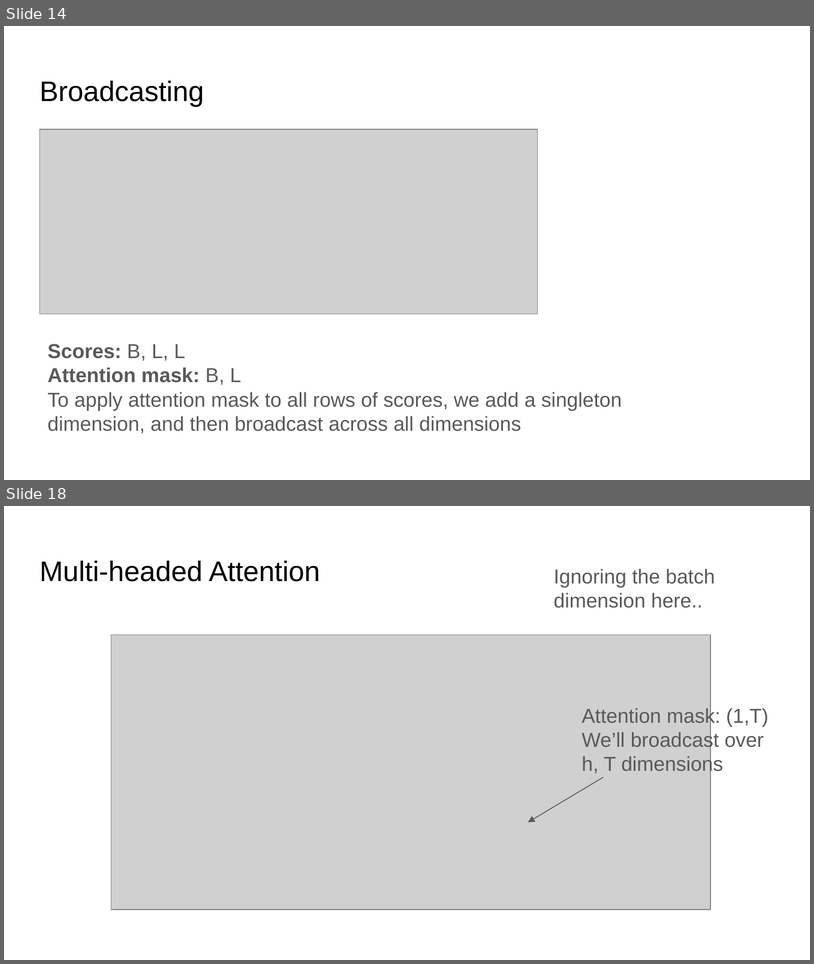
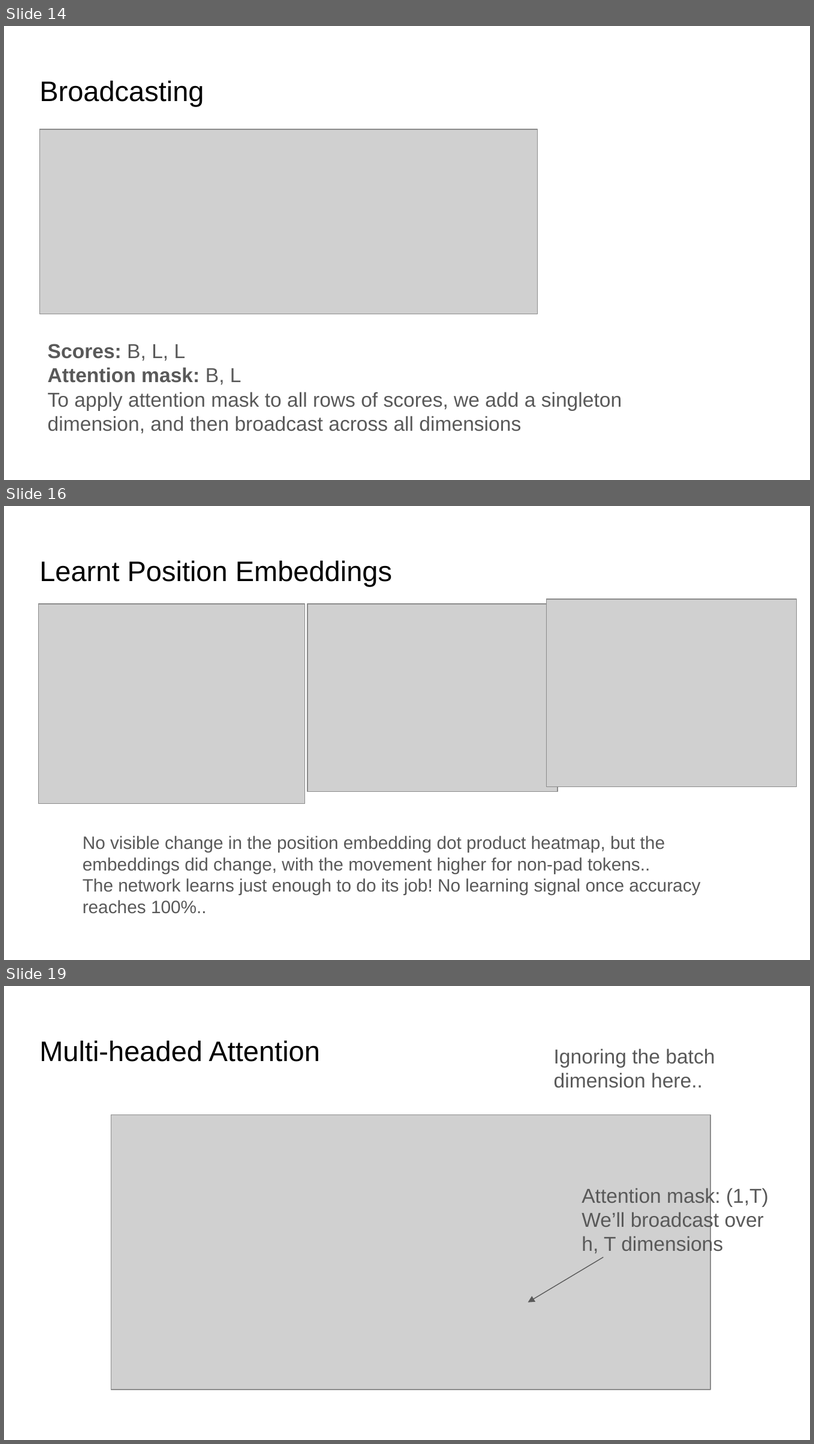
Before and after one commit to ankur6ue/deep-learning-course, a slide deck: Module 5/class_5.4/deep_learning_course_class_5.4.pptx. Shown one above the other, each under a label of ours: slides 14 and 18 before the commit, slides 14, 16 and 19 after it; the slides between them are not shown. The pictures are 814x964 and 814x1444 pixels, drawn with LibreOffice and Linux fonts; fonts in the diff are those of the drawing; grey boxes stand for pictures. Boxes give left, top, right and bottom in pixels: in the first picture for what was removed or moved away, otherwise in the second. Text is boxed around its words. In the diff, an @@ line names an element or a change of style, - is before the commit and + after.

```diff
--- a/Module 5/class_5.4/deep_learning_course_class_5.4.pptx
+++ b/Module 5/class_5.4/deep_learning_course_class_5.4.pptx
@@ slide 16 added at (4,506,810,960), background #FFFFFF @@
@@ title added at (39,561,392,586), 25.2 pt, text #000000 @@
+Learnt Position Embeddings
@@ picture added at (39,604,305,804) @@
@@ picture added at (307,604,557,792) @@
@@ picture added at (547,599,797,787) @@
@@ text added at (83,835,701,913), 16 pt, text #595959 @@
+No visible change in the position embedding dot product heatmap, but the embeddings did change, with the movement higher for non-pad tokens..
+The network learns just enough to do its job! No learning signal once accuracy reaches 100%..
@@ what was slide 18 is now slide 19 @@
```
Also in this commit, not shown: 4 slides changed, 3 other slides added, 2 slides removed, 1 other file.
